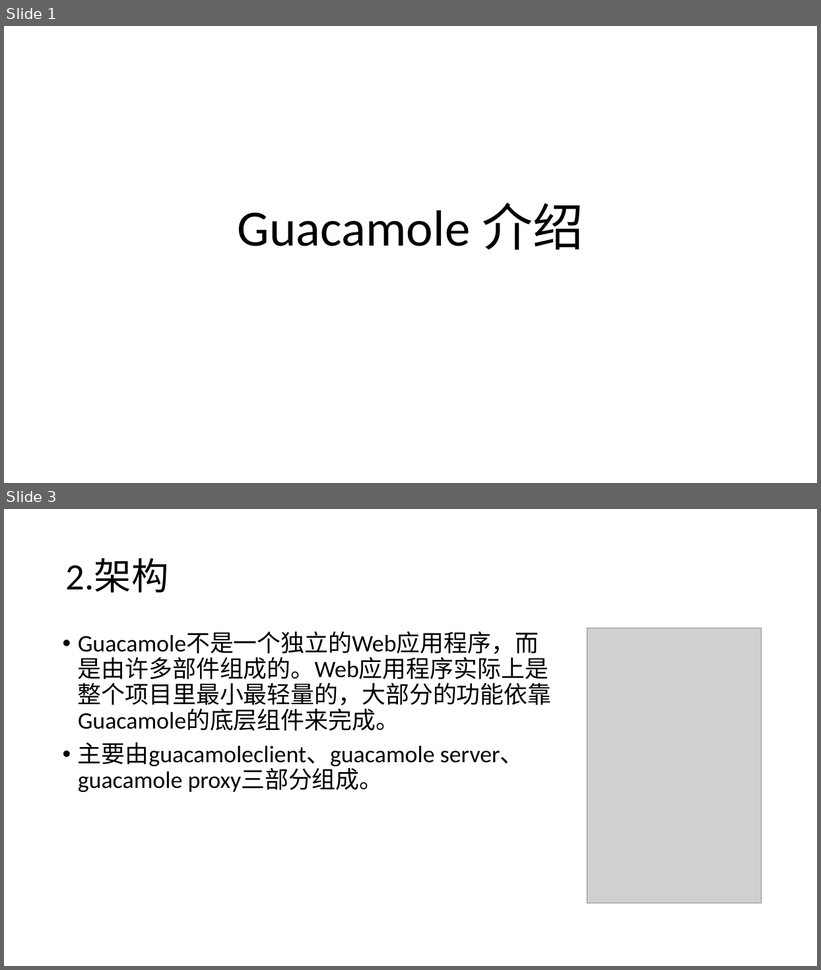
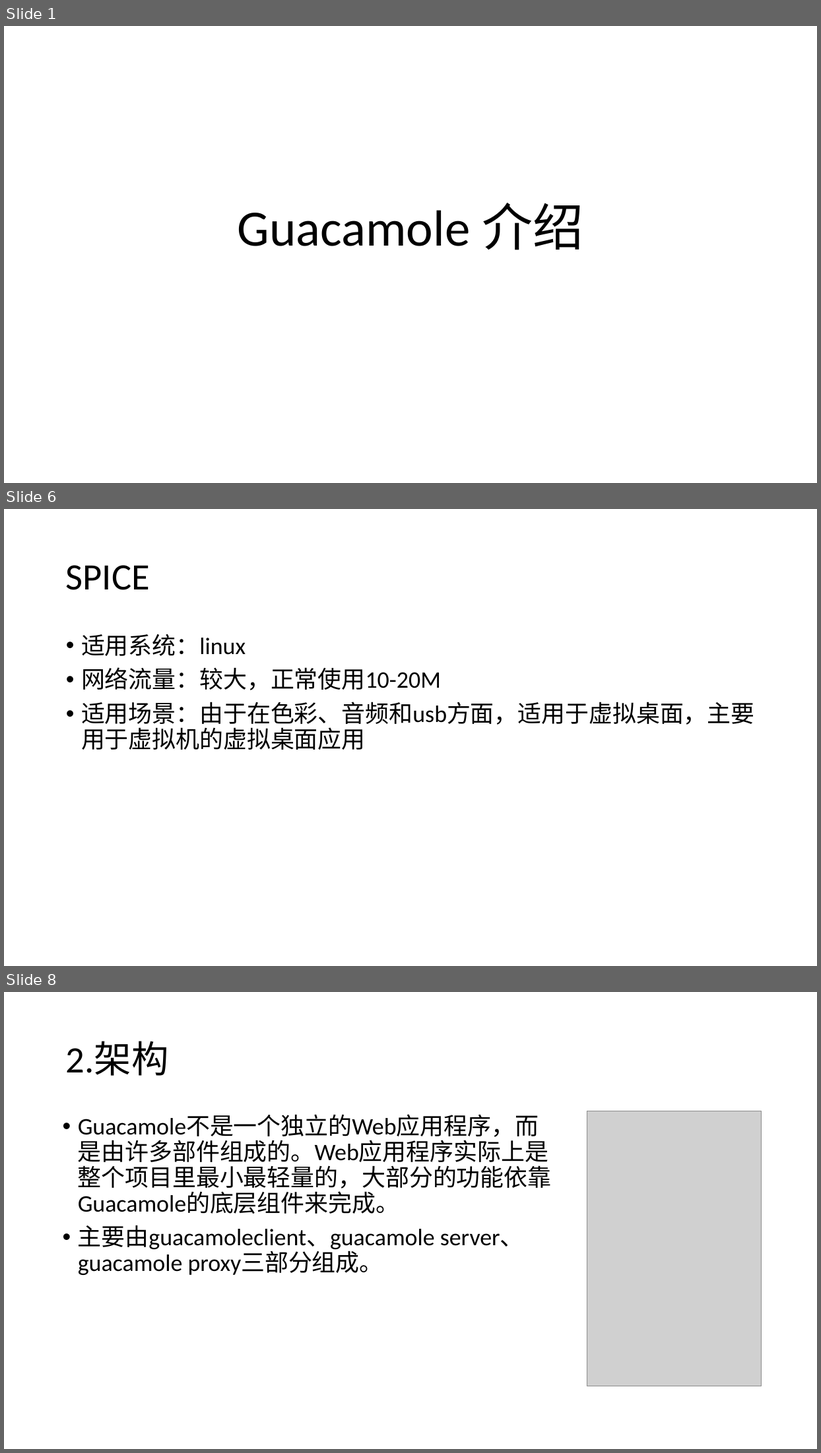
Before and after one commit to caojian123/ppt, a slide deck: guacamole 介绍.pptx. Shown one above the other, each under a label of ours: slides 1 and 3 before the commit, slides 1, 6 and 8 after it; the slides between them are not shown. The pictures are 821x970 and 821x1453 pixels, drawn with LibreOffice and Linux fonts; fonts in the diff are those of the drawing; grey boxes stand for pictures. Boxes give left, top, right and bottom in pixels: in the first picture for what was removed or moved away, otherwise in the second. Text is boxed around its words. In the diff, an @@ line names an element or a change of style, - is before the commit and + after.

```diff
--- a/guacamole 介绍.pptx
+++ b/guacamole 介绍.pptx
@@ slide 6 added at box(4, 509, 817, 966), background #FFFFFF @@
@@ title added at box(66, 565, 150, 590), 44 pt, text #000000 @@
+SPICE
@@ text added at box(81, 634, 755, 750), 28 pt, text #000000 @@
+• 适用系统：linux
+• 网络流量：较大，正常使用10-20M
+• 适用场景：由于在色彩、音频和usb方面，适用于虚拟桌面，主要用于虚拟机的虚拟桌面应用
@@ what was slide 3 is now slide 8 @@
```
Also in this commit, not shown: 3 slides changed, 10 other slides added, 1 slide removed.
